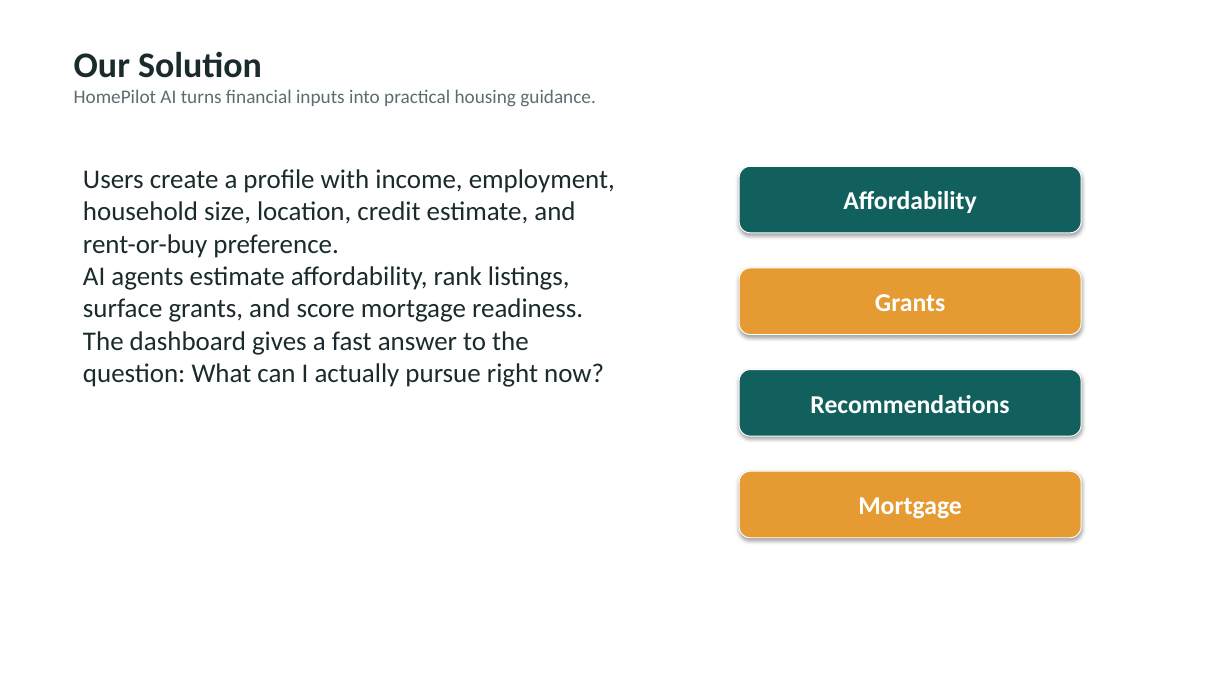
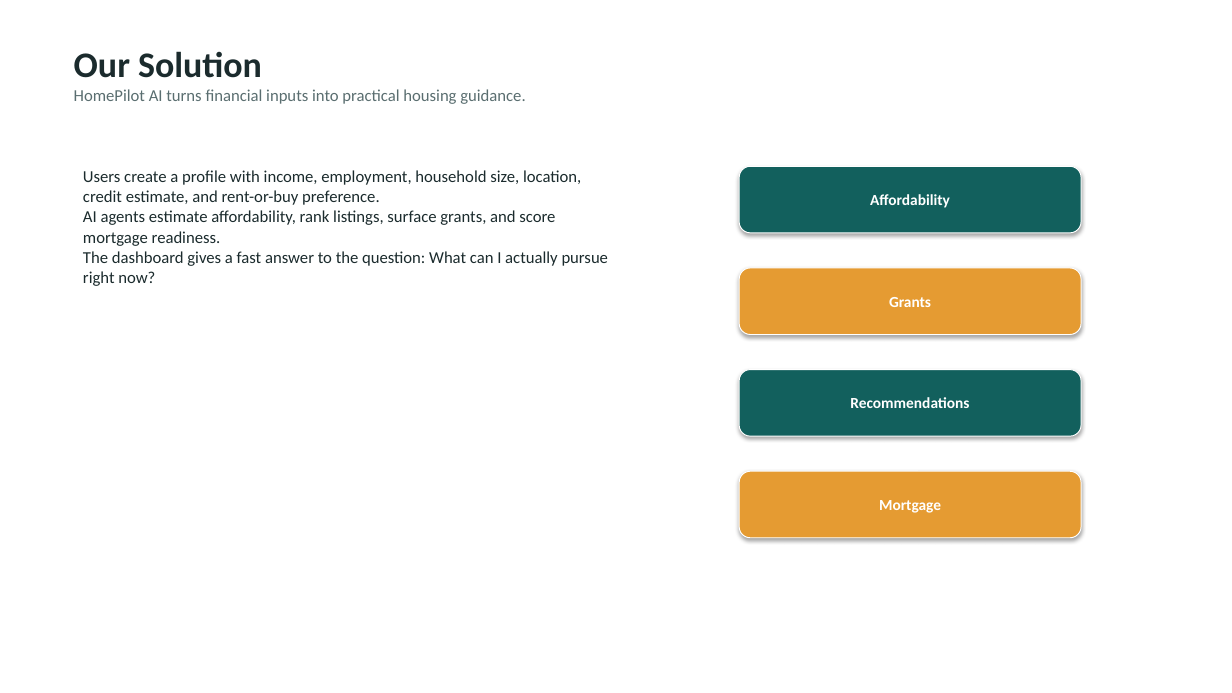
Before and after one commit to ba-00001/hoothacks, a slide deck: slide 3 of HomePilotAI/presentation/HomePilotAI_Hackathon_Deck.pptx. Drawn at 1232x693 pixels with LibreOffice and Linux fonts; fonts in the diff are those of the drawing. Boxes give left, top, right and bottom in pixels: in the first picture for what was removed or moved away, otherwise in the second. Text is boxed around its words. In the diff, an @@ line names an element or a change of style, - is before the commit and + after.

```diff
--- a/HomePilotAI/presentation/HomePilotAI_Hackathon_Deck.pptx
+++ b/HomePilotAI/presentation/HomePilotAI_Hackathon_Deck.pptx
@@ text at [74, 89, 525, 104]: size 15 to 13 pt in "HomePilot AI turns financial inputs into practical ..." @@
@@ text "Users create a profile with ..." at [83, 170, 609, 286]: size 21 to 13 pt @@
@@ size 20 to 12 pt in 4 elements at [739, 166, 1081, 233], [739, 268, 1081, 335], [739, 370, 1081, 436], [739, 471, 1081, 538] @@
```
Also in this commit, not shown: 7 other slides changed, 9 other files.
